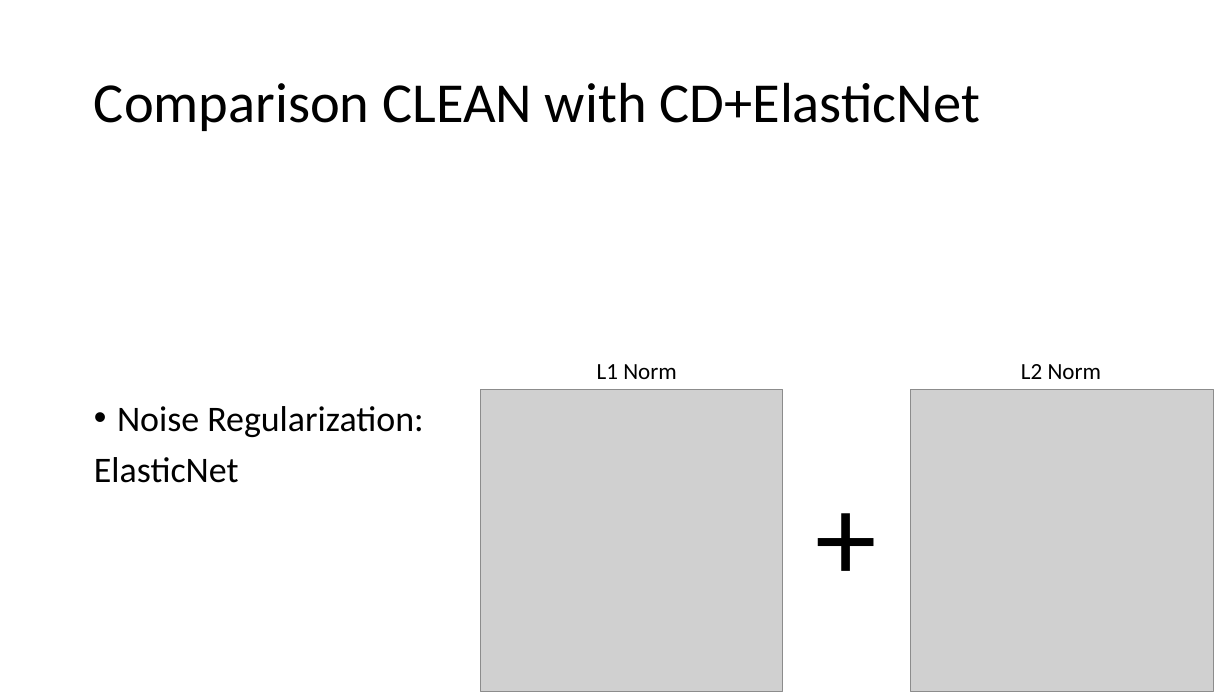
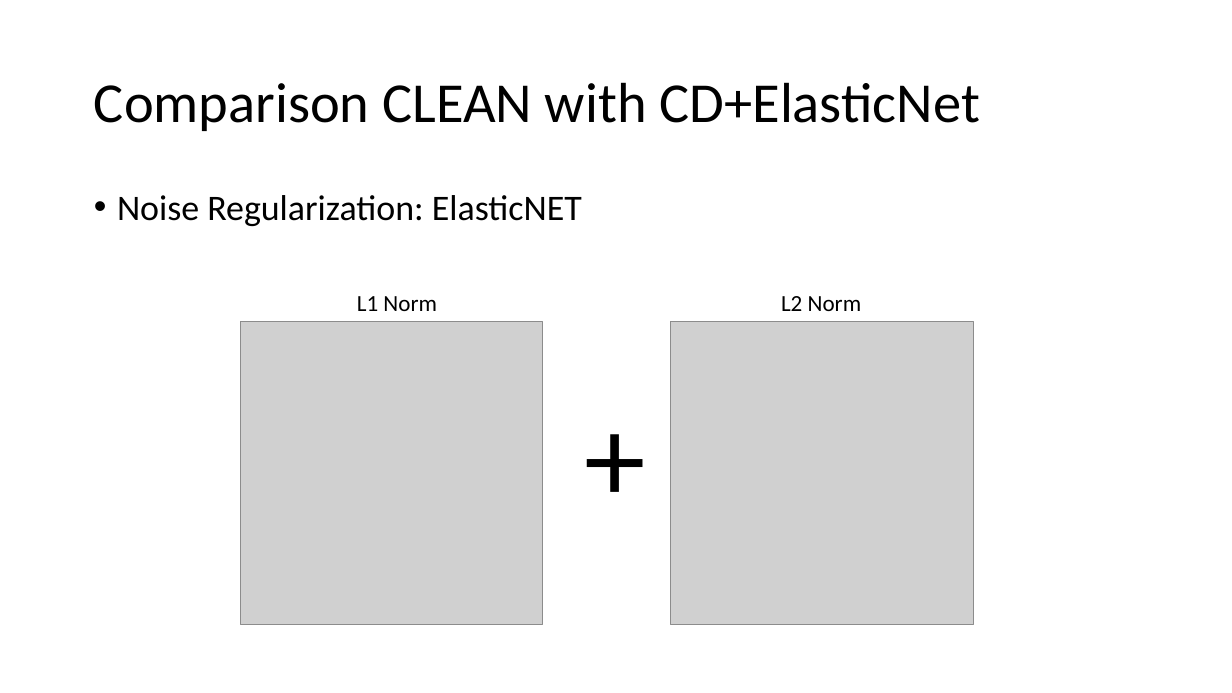
Before and after one commit to lord-blueberry/p9-doc, a slide deck: slide 15 of SKA-Days/pp.pptx (slide 18 before the commit). Drawn at 1232x693 pixels with LibreOffice and Linux fonts; fonts in the diff are those of the drawing; grey boxes stand for pictures. Boxes give left, top, right and bottom in pixels: in the first picture for what was removed or moved away, otherwise in the second. Text is boxed around its words. In the diff, an @@ line names an element or a change of style, - is before the commit and + after.

```diff
--- a/SKA-Days/pp.pptx
+++ b/SKA-Days/pp.pptx
@@ text at [117, 195, 582, 226]: text changed @@
-• Noise Regularization:
-ElasticNet
+• Noise Regularization: ElasticNET
@@ 2 pictures, 2 texts: place and size @@
-2 pictures, 2 texts at [481, 364, 1214, 691]
+2 pictures, 2 texts at [240, 296, 973, 624]
@@ text "+": place and size @@
-text "+" at [807, 454, 887, 613]
+text "+" at [576, 374, 656, 533]
```
Also in this commit, not shown: 9 other slides changed, 3 slides removed, 13 other files.
